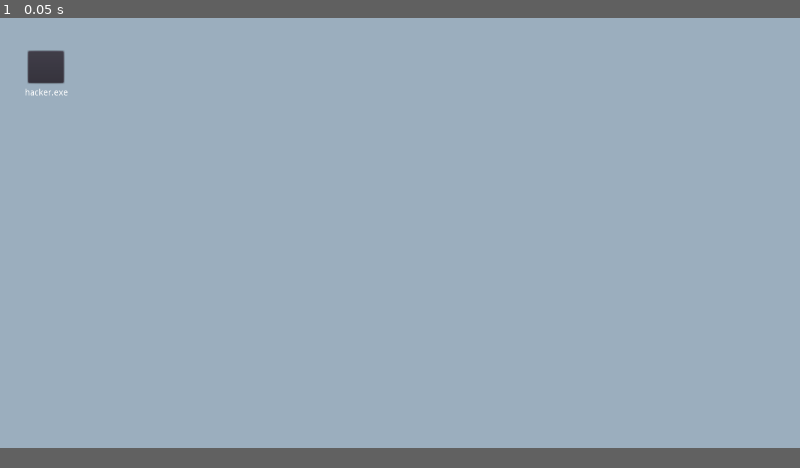
Above: before the commit, frame 1.
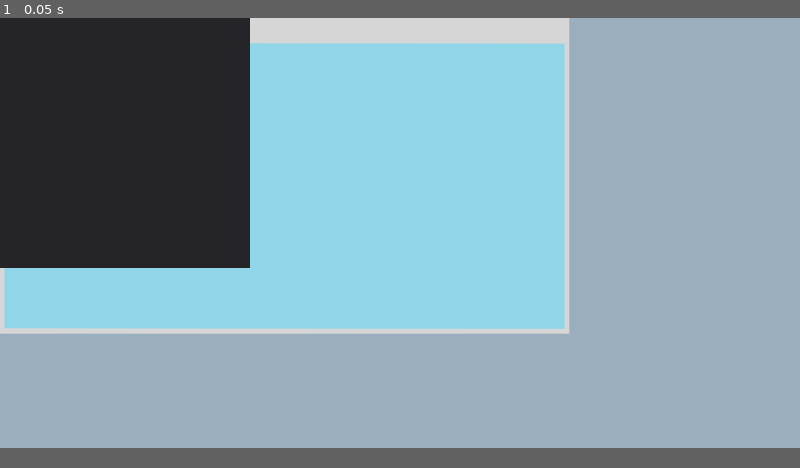
Above: after the commit, the same moment.

Repository: famellad/hackerpal95ggj
Game: Godot game, scene res://data/game/Menu.tscn
The game is run twice, just before and just after one commit, with the same random seed, the same clock (stepped at 60 frames per second) and the same inputs.
Inputs:
- Up to frame 1 (0.05 s): no input

The runs differ from the first frame. In frame 1, 50% of the frame differs, in the area x 0-72%, y 0-71%.

Commit message:
Lights_Out

Diff:
--- a/Hackerpal95/data/game/Menu.tscn
+++ b/Hackerpal95/data/game/Menu.tscn
@@ -5,7 +5,7 @@
 [ext_resource path="res://data/game/Icono.gd" type="Script" id=3]
 [ext_resource path="res://data/game/hackerexe/Hackerexe.tscn" type="PackedScene" id=4]
 
-[node name="Menu" type="Node" index="0"]
+[node name="Menu" type="Node"]
 
 [node name="Fondo" type="Sprite" parent="." index="0"]
 
@@ -70,10 +70,8 @@
 lines_skipped = 0
 max_lines_visible = -1
 
-[node name="Hackerexe" type="Node2D" parent="." index="3" instance=ExtResource( 4 )]
+[node name="Hackerexe" parent="." index="3" instance=ExtResource( 4 )]
 
-visible = false
-position = Vector2( 306.084, 140.119 )
 _sections_unfolded = [ "Visibility" ]
 
 [connection signal="button_up" from="Icono" to="Icono" method="_on_Icono_button_up"]
--- /dev/null
+++ b/Hackerpal95/data/game/hackerexe/Desafios/Lights_Out/Light_Panel.gd
@@ -0,0 +1,72 @@
+extends Panel
+
+var size = 4
+var pixel = 100
+
+func print_grid(grid):
+	var temp = ""
+	for line in grid:
+		temp += str(line)+"\n"
+	print(temp)
+
+func create_lights():
+	var panel = get_node(".")
+	panel.margin_right = size*pixel
+	panel.margin_bottom = size*pixel
+	for i in range(1, size+1):
+		for j in range(size):
+			var button = TextureButton.new()
+			button.name = "Button"+str(i+size*j)
+			button.margin_left = pixel*(i-1) + 2
+			button.margin_right = pixel*i - 2
+			button.margin_top = pixel*j + 2
+			button.margin_bottom = pixel*(j+1) - 2
+			button.toggle_mode = true
+			add_child(button)
+
+func light_up():
+	for i in range(size*3):
+		light(randi()%int(pow(size, 2)) + 1, true)
+
+func light(n, action):
+	var button = get_node("Button"+str(n))
+	print(n," ", button.pressed)
+	if action:
+		button.pressed = not button.pressed
+	if n%size != 0:
+		button = get_node("Button"+str(n+1))
+		# print(n+1, button.pressed)
+		button.pressed = not button.pressed
+	if n%size != 1:
+		button = get_node("Button"+str(n-1))
+		# print(n-1, button.pressed)
+		button.pressed = not button.pressed
+	if n < pow(size,2)-size+1:
+		button = get_node("Button"+str(n+size))
+		# print(n+size, button.pressed)
+		button.pressed = not button.pressed
+	if n > size:
+		button = get_node("Button"+str(n-size))
+		# print(n-size, button.pressed)
+		button.pressed = not button.pressed
+
+	var grid = []
+	for i in range(1, size+1):
+		var line = []
+		for j in range(size):
+			button = get_node("Button"+str(i+size*j))
+			line.append(button.pressed)
+		grid.append(line)
+	print_grid(grid)
+
+
+func _ready():
+	# Called every time the node is added to the scene.
+	# Initialization here
+	create_lights()
+
+	light_up()
+
+	for i in range(1, pow(size, 2)+1):
+		var button = get_node("Button"+str(i))
+		button.connect("pressed", self, "light", [i, false])
--- a/Hackerpal95/data/game/hackerexe/Hackerexe.tscn
+++ b/Hackerpal95/data/game/hackerexe/Hackerexe.tscn
@@ -1,6 +1,7 @@
-[gd_scene load_steps=2 format=2]
+[gd_scene load_steps=3 format=2]
 
 [ext_resource path="res://data/game/hackerexe/ventana.png" type="Texture" id=1]
+[ext_resource path="res://data/game/hackerexe/Desafios/Lights_Out/Light_Panel.gd" type="Script" id=2]
 
 [node name="Game" type="Node2D" index="0"]
 
@@ -9,3 +10,18 @@
 texture = ExtResource( 1 )
 centered = false
 _sections_unfolded = [ "Offset", "Transform" ]
+
+[node name="Lights_Panel" type="Panel" parent="Ventana" index="0"]
+
+anchor_left = 0.0
+anchor_top = 0.0
+anchor_right = 0.0
+anchor_bottom = 0.0
+margin_right = 40.0
+margin_bottom = 40.0
+rect_pivot_offset = Vector2( 0, 0 )
+mouse_filter = 0
+mouse_default_cursor_shape = 0
+size_flags_horizontal = 1
+size_flags_vertical = 1
+script = ExtResource( 2 )
Not shown, added: .gitignore
